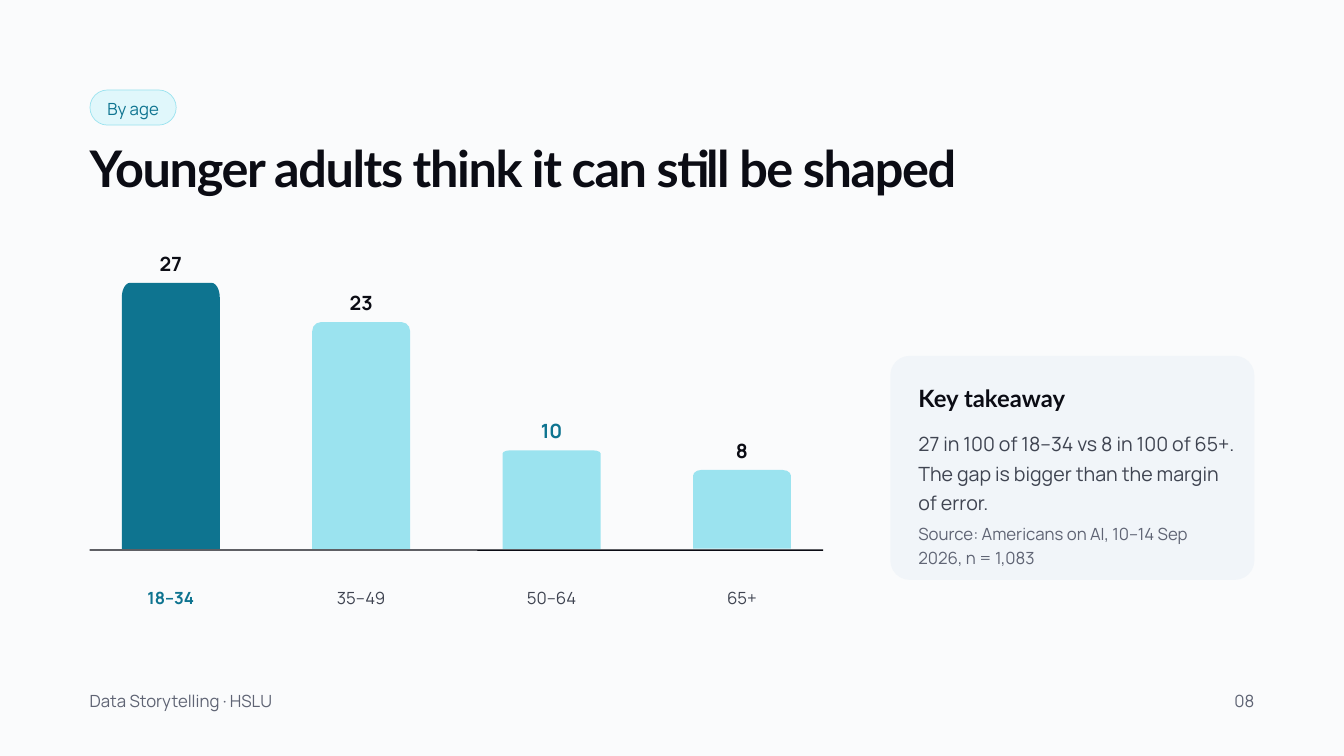
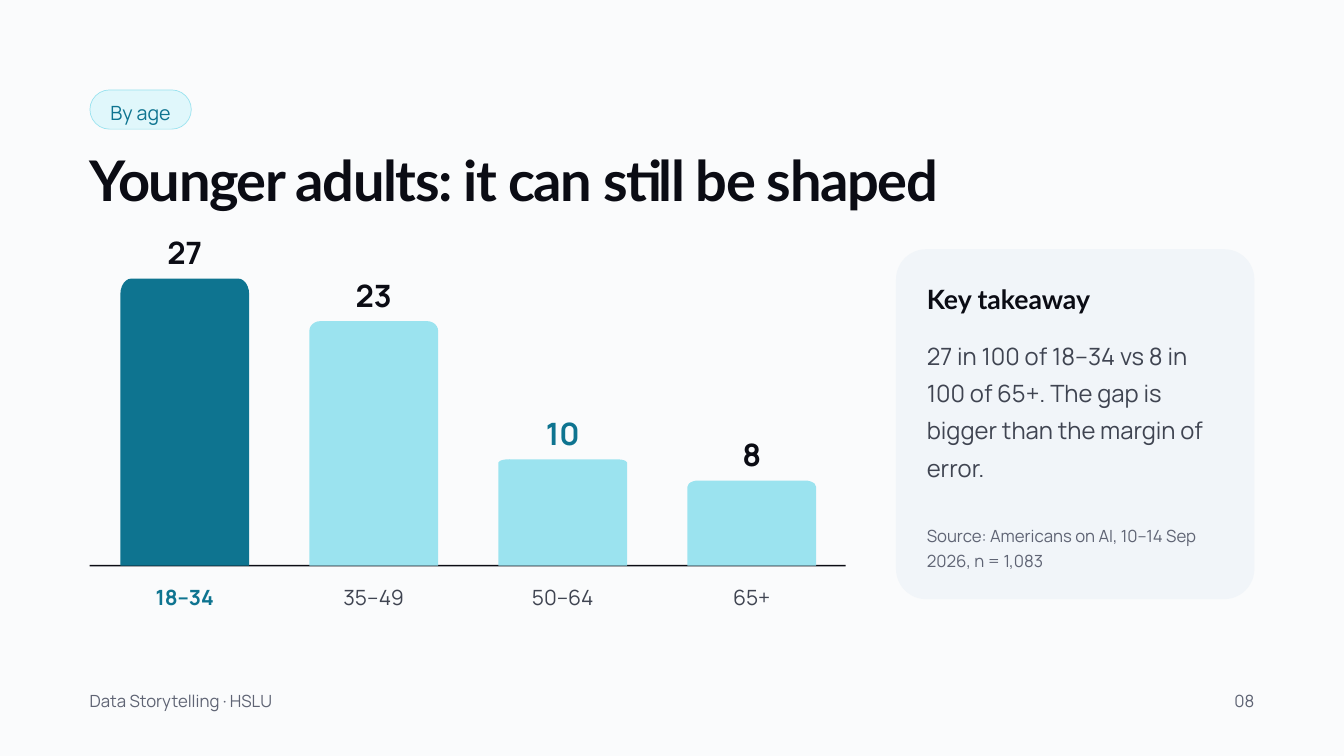
Before and after one commit to AdhurimThaqi/dataset-datastorytelling, a slide deck: slide 8 of Final-presentation/Real-or-AI_final-presentation.pptx. Drawn at 1344x756 pixels with LibreOffice and Linux fonts; fonts in the diff are those of the drawing. Boxes give left, top, right and bottom in pixels: in the first picture for what was removed or moved away, otherwise in the second. Text is boxed around its words. In the diff, an @@ line names an element or a change of style, - is before the commit and + after.

Commit message:
Presentation: bigger type, fuller layout, soft gradient edge
- Text 20-22 pt, titles 40 pt; charts, cards, table and image
  slides fill the slide
- Cover and closing slide: band fades into the white page
- HTML slides updated to match the PPTX/PDF

```diff
--- a/Final-presentation/Real-or-AI_final-presentation.pptx
+++ b/Final-presentation/Real-or-AI_final-presentation.pptx
@@ rounded rectangle "By age": place and size @@
-rounded rectangle "By age" at (90, 90, 176, 125)
+rounded rectangle "By age" at (90, 90, 192, 129)
@@ rounded rectangle "By age" at (90, 90, 192, 129): size 12 to 14 pt; line spacing 16.8pt to 1.25 @@
@@ title at (90, 159, 938, 211): text changed; size 36 to 40 pt @@
-Younger adults think it can still be shaped
+Younger adults: it can still be shaped
@@ size 14 to 22 pt; line spacing 19.6pt to 1 in 4 elements at (546, 422, 580, 446), (742, 443, 761, 467), (356, 284, 392, 308), (167, 241, 202, 264) @@
@@ text "27": place and size @@
-text "27" at (160, 256, 182, 271)
+text "27" at (167, 241, 202, 264)
@@ rounded rectangle: place and size @@
-rounded rectangle at (890, 356, 1254, 580)
+rounded rectangle at (896, 249, 1255, 599)
@@ freeform shape: place and size @@
-freeform shape at (122, 283, 220, 549)
+freeform shape at (120, 278, 249, 566)
@@ text "23": place and size @@
-text "23" at (350, 295, 373, 311)
+text "23" at (356, 284, 392, 308)
@@ text "Key takeaway": place and size @@
-text "Key takeaway" at (918, 389, 1065, 411)
+text "Key takeaway" at (927, 289, 1091, 314)
@@ text "Key takeaway" at (927, 289, 1091, 314): size 17 to 19 pt; line spacing 20.4pt to 1.1 @@
@@ freeform shape: place and size @@
-freeform shape at (313, 323, 410, 549)
+freeform shape at (310, 322, 439, 567)
@@ text "27 in 100 of 18–34 ...": place and size @@
-text "27 in 100 of 18–34 ..." at (918, 436, 1235, 511)
+text "27 in 100 of 18–34 ..." at (927, 347, 1203, 478)
@@ text "27 in 100 of 18–34 ..." at (927, 347, 1203, 478): size 14 to 17 pt; line spacing 21pt to 1.3 @@
@@ freeform shape: place and size @@
-freeform shape at (503, 451, 601, 549)
+freeform shape at (498, 460, 627, 566)
@@ freeform shape: place and size @@
-freeform shape at (694, 470, 791, 548)
+freeform shape at (688, 481, 817, 566)
@@ text "Source: Americans on AI, 10–14 ...": place and size @@
-text "Source: Americans on AI, 10–14 ..." at (918, 527, 1188, 566)
+text "Source: Americans on AI, 10–14 ..." at (927, 529, 1196, 569)
@@ text "Source: Americans on AI, 10–14 ..." at (927, 529, 1196, 569): line spacing 16.8pt to 1.25 @@
@@ line moved from (90, 551) - (824, 551) to (90, 566) - (846, 566) @@
@@ size 12 to 15 pt; line spacing 16.8pt to 1.1 in 4 elements at (733, 589, 770, 606), (532, 589, 594, 606), (343, 589, 404, 606), (156, 589, 214, 606) @@
```
Also in this commit, not shown: 12 other slides changed, 5 other files.
